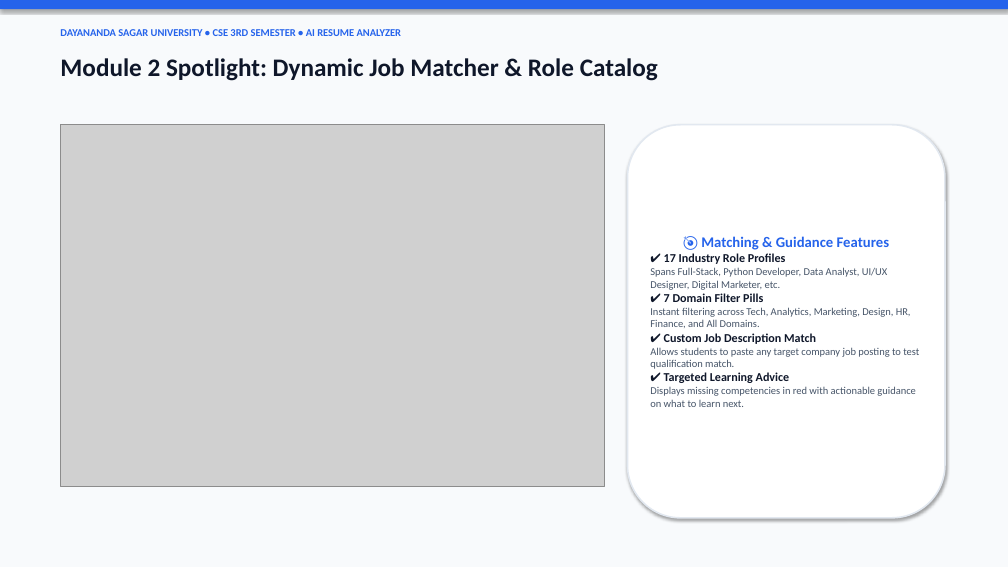
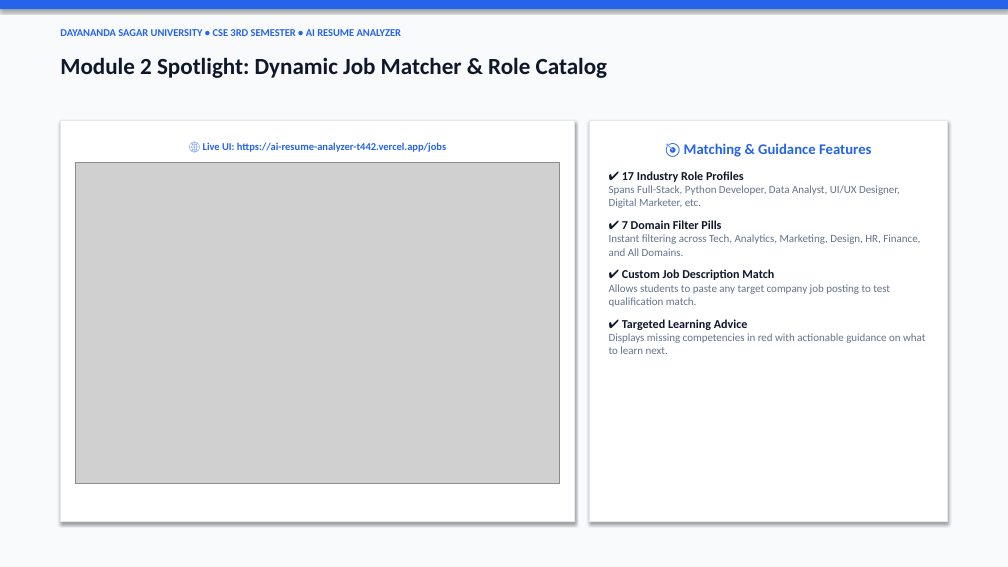
Before and after one commit to geetesh525-glitch/campus-ai-project-assistant, a slide deck: slide 7 of resume_analyzer_project/AI_Resume_Analyzer_Presentation.pptx. Drawn at 1008x567 pixels with LibreOffice and Linux fonts; fonts in the diff are those of the drawing; grey boxes stand for pictures. Boxes give left, top, right and bottom in pixels: in the first picture for what was removed or moved away, otherwise in the second. Text is boxed around its words. In the diff, an @@ line names an element or a change of style, - is before the commit and + after.

Commit message:
Fix slide alignment, top anchoring, background consistency and layout for slides 5-10

```diff
--- a/resume_analyzer_project/AI_Resume_Analyzer_Presentation.pptx
+++ b/resume_analyzer_project/AI_Resume_Analyzer_Presentation.pptx
@@ text "Module 2 Spotlight: Dynamic Job ..." at (60, 57, 607, 78): size 24 to 22 pt @@
@@ rectangle added at (60, 121, 575, 522), fill #FFFFFF, outline #E2E8F0 1 pt, 10 pt, text #2563EB, bold @@
+🌐 Live UI: https://ai-resume-analyzer-t442.vercel.app/jobs
@@ rectangle "🎯 Matching & Guidance Features": place and size @@
-rectangle "🎯 Matching & Guidance Features" at (628, 125, 945, 518)
+rectangle "🎯 Matching & Guidance Features" at (590, 121, 948, 522)
@@ rectangle "🎯 Matching & Guidance Features" at (590, 121, 948, 522): vertical alignment middle to top; rounded rectangle to rectangle; outline #E2E8F0 1.5 pt to #E2E8F0 1 pt @@
@@ text in rectangle at (609, 143, 925, 354): size 10 to 10.5 pt, text colour #475569 to #64748B in "Spans Full-Stack, Python Developer, Data Analyst, UI/UX ...", "Instant filtering across Tech, Analytics, Marketing, Design, ...", "Allows students to paste any target company ...", "Displays missing competencies in red with actionable ..."; more space between paragraphs @@
@@ picture: place and size @@
-picture at (60, 125, 605, 486)
+picture at (76, 163, 560, 484)
```
Also in this commit, not shown: 9 other slides changed, 2 other files.
